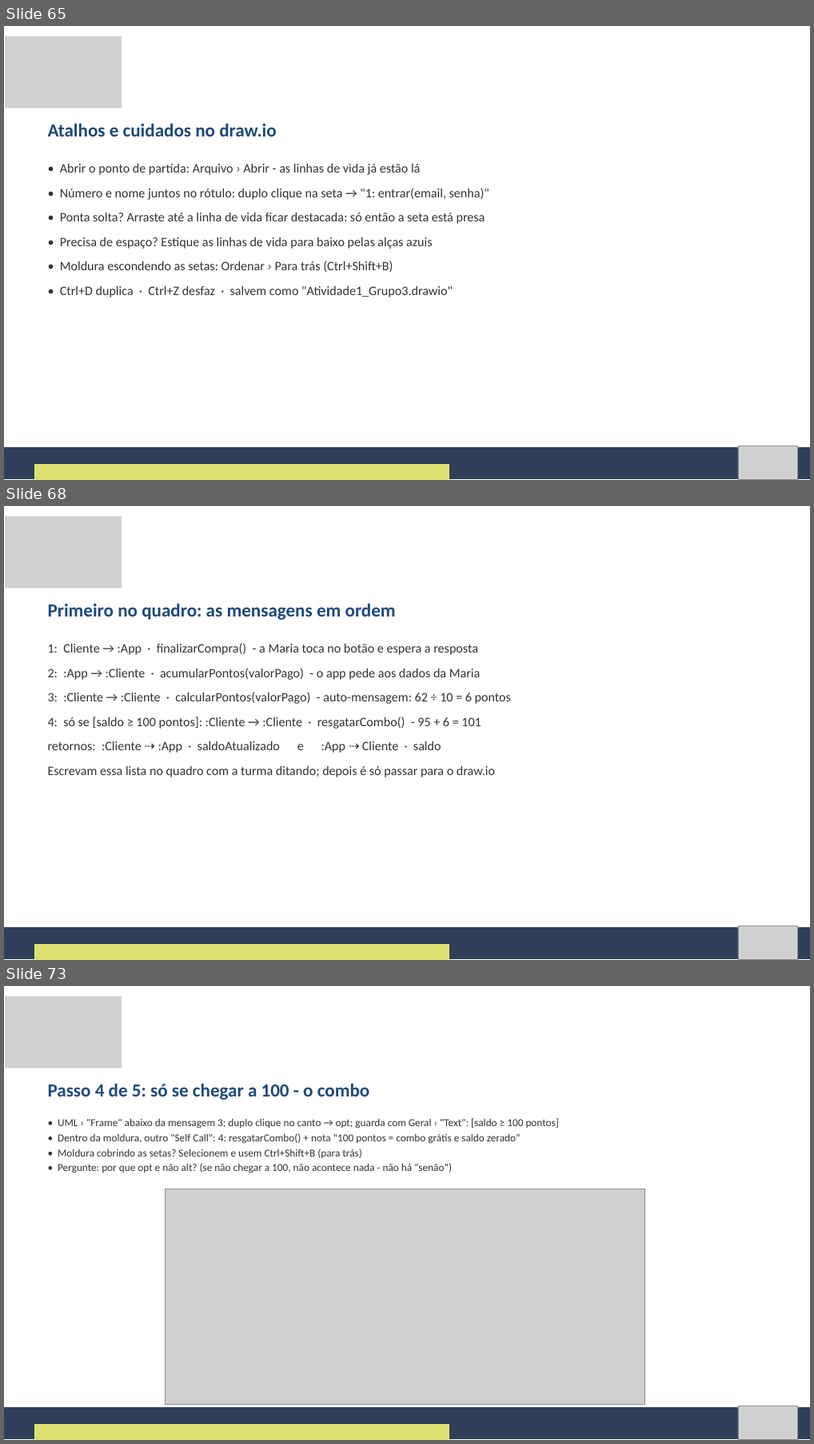
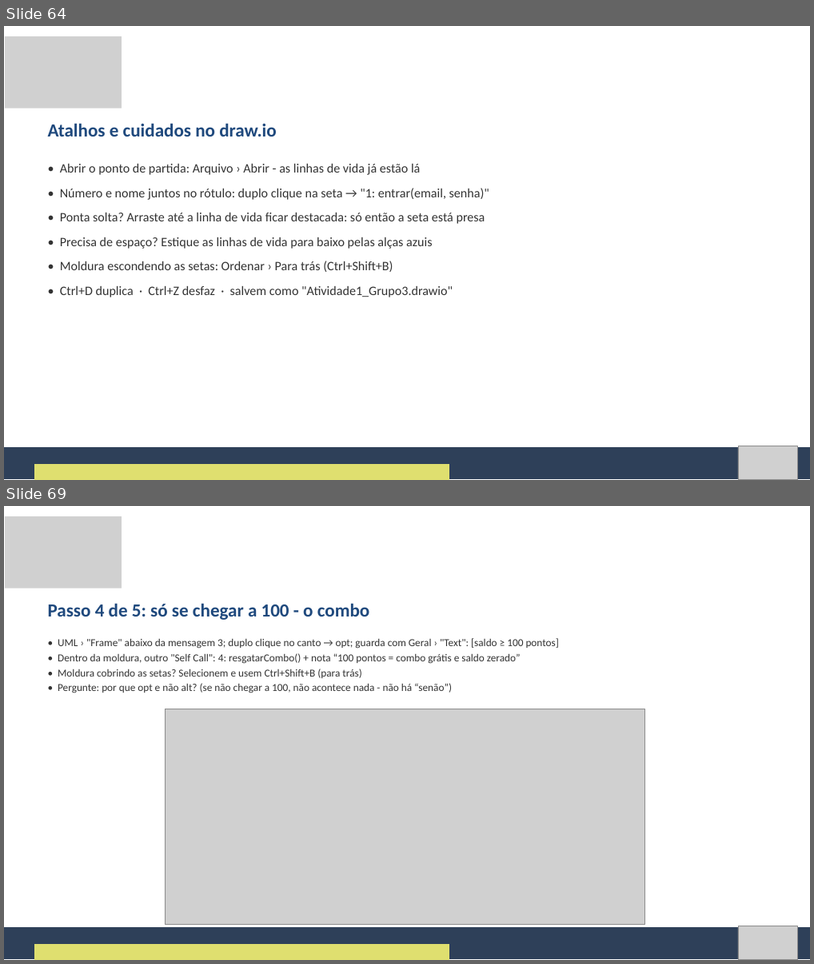
Before and after one commit to Natan20/Curso-Modelagem-De-Sistemas-Material, a slide deck: Aula 08 - 09-10-2026/Aula 8 - Slides.pptx. Shown one above the other, each under a label of ours: slides 65, 68 and 73 before the commit, slides 64 and 69 after it; the slides between them are not shown. The pictures are 814x1444 and 814x964 pixels, drawn with LibreOffice and Linux fonts; fonts in the diff are those of the drawing; grey boxes stand for pictures. Boxes give left, top, right and bottom in pixels: in the first picture for what was removed or moved away, otherwise in the second. Text is boxed around its words. In the diff, an @@ line names an element or a change of style, - is before the commit and + after.

Commit message:
Aula 8: atividade guiada direto nos passos, sem slides de história
Remove os slides da história, 'quem é quem', 'primeiro no quadro',
'lendo o mapa da tela' e 'conferindo com dois clientes' (122 -> 117 slides);
troca 'Maria' por 'o cliente'. Apostila (docx/pdf) acompanha.

```diff
--- a/Aula 08 - 09-10-2026/Aula 8 - Slides.pptx
+++ b/Aula 08 - 09-10-2026/Aula 8 - Slides.pptx
@@ slide 68 removed at <box>4,506,810,960</box>, background #FFFFFF @@
@@ picture removed at <box>5,516,122,588</box> @@
@@ text removed at <box>48,603,396,620</box> @@
-Primeiro no quadro: as mensagens em ordem
@@ text removed at <box>48,643,511,777</box> @@
-1: Cliente → :App · finalizarCompra() - a Maria toca no botão e espera a resposta
-2: :App → :Cliente · acumularPontos(valorPago) - o app pede aos dados da Maria
-3: :Cliente → :Cliente · calcularPontos(valorPago) - auto-mensagem: 62 ÷ 10 = 6 pontos
-4: só se [saldo ≥ 100 pontos]: :Cliente → :Cliente · resgatarCombo() - 95 + 6 = 101
-retornos: :Cliente ⇢ :App · saldoAtualizado e :App ⇢ Cliente · saldo
-Escrevam essa lista no quadro com a turma ditando; depois é só passar para o draw.io
@@ freeform shape removed at <box>4,927,810,959</box> @@
@@ picture removed at <box>738,926,798,959</box> @@
@@ freeform shape removed at <box>34,944,450,960</box> @@
@@ what was slide 65 is now slide 64 @@
@@ what was slide 73 is now slide 69 @@
```
Also in this commit, not shown: 7 slides changed, 4 other slides removed, 2 other files.
